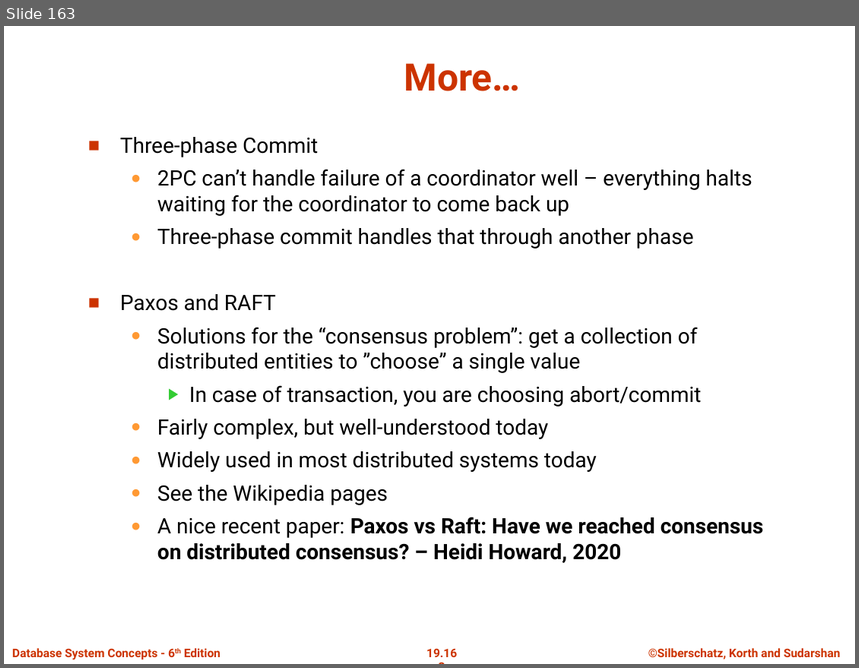
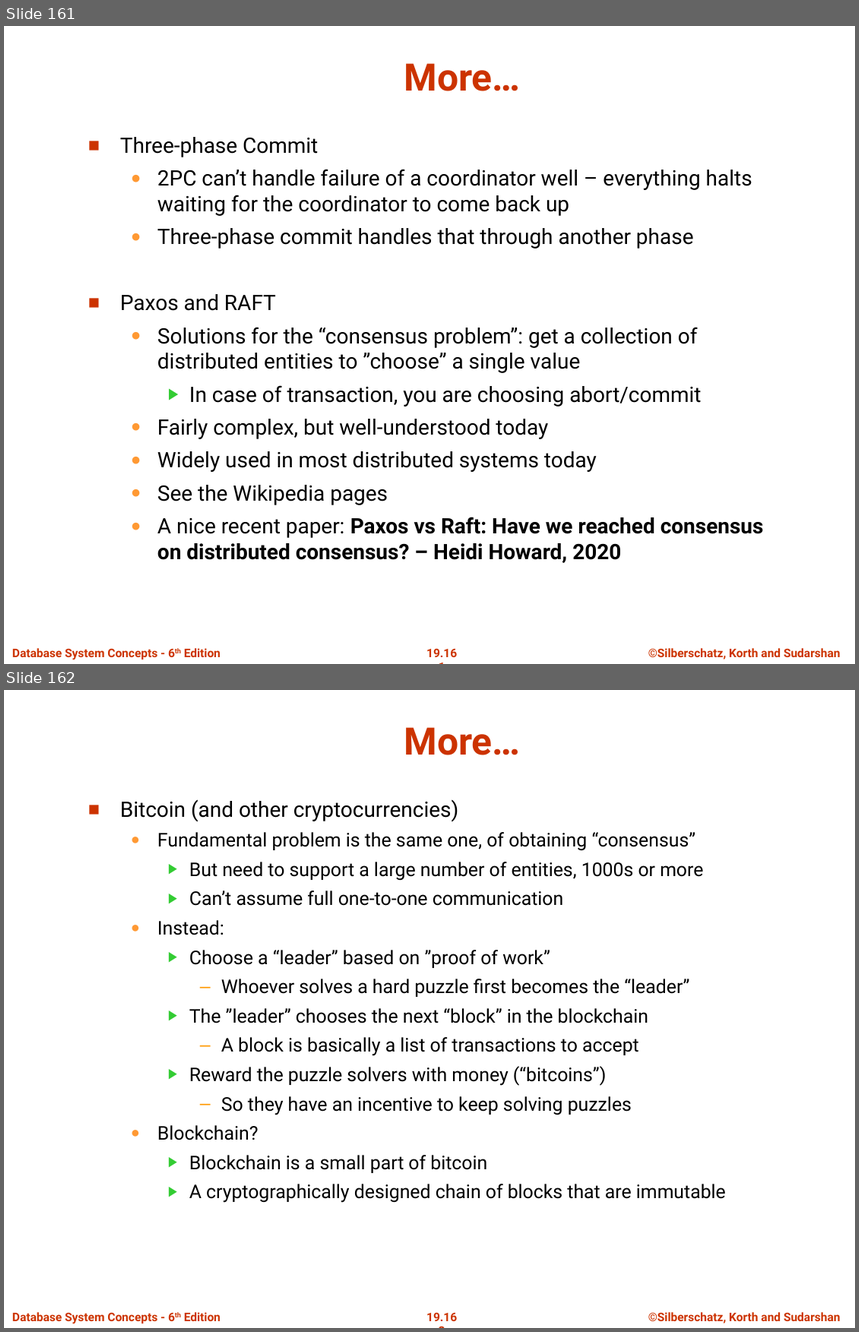
Before and after one commit to umddb/cmsc424-fall2021, a slide deck: Slides/06-Transactions.pptx. Shown one above the other, each under a label of ours: slide 163 before the commit, slides 161 and 162 after it. The pictures are 859x668 and 859x1332 pixels, drawn with LibreOffice and Linux fonts; fonts in the diff are those of the drawing; background and template pictures are left out. Boxes give left, top, right and bottom in pixels: in the first picture for what was removed or moved away, otherwise in the second. Text is boxed around its words. In the diff, an @@ line names an element or a change of style, - is before the commit and + after.

```diff
--- a/Slides/06-Transactions.pptx
+++ b/Slides/06-Transactions.pptx
@@ slide 162 added at (4, 690, 855, 1328), background #FFFFFF; not listed: 3 template elements that a slide beside it also shows @@
@@ title added at (404, 727, 520, 755), 32 pt, text #CC3300, bold @@
+More…
@@ text added at (120, 799, 726, 1203), 16 pt, text #000000 @@
+■ Bitcoin (and other cryptocurrencies)
+  ● Fundamental problem is the same one, of obtaining “consensus”
+    ▶ But need to support a large number of entities, 1000s or more
+    ▶ Can’t assume full one-to-one communication
+  ● Instead:
+    ▶ Choose a “leader” based on ”proof of work”
+      – Whoever solves a hard puzzle first becomes the “leader”
+    ▶ The ”leader” chooses the next “block” in the blockchain
+      – A block is basically a list of transactions to accept
+    ▶ Reward the puzzle solvers with money (“bitcoins”)
+      – So they have an incentive to keep solving puzzles
+  ● Blockchain?
+    ▶ Blockchain is a small part of bitcoin
+    ▶ A cryptographically designed chain of blocks that are immutable
@@ what was slide 163 is now slide 161 @@
```
Also in this commit, not shown: 2 slides changed, 2 slides removed.
